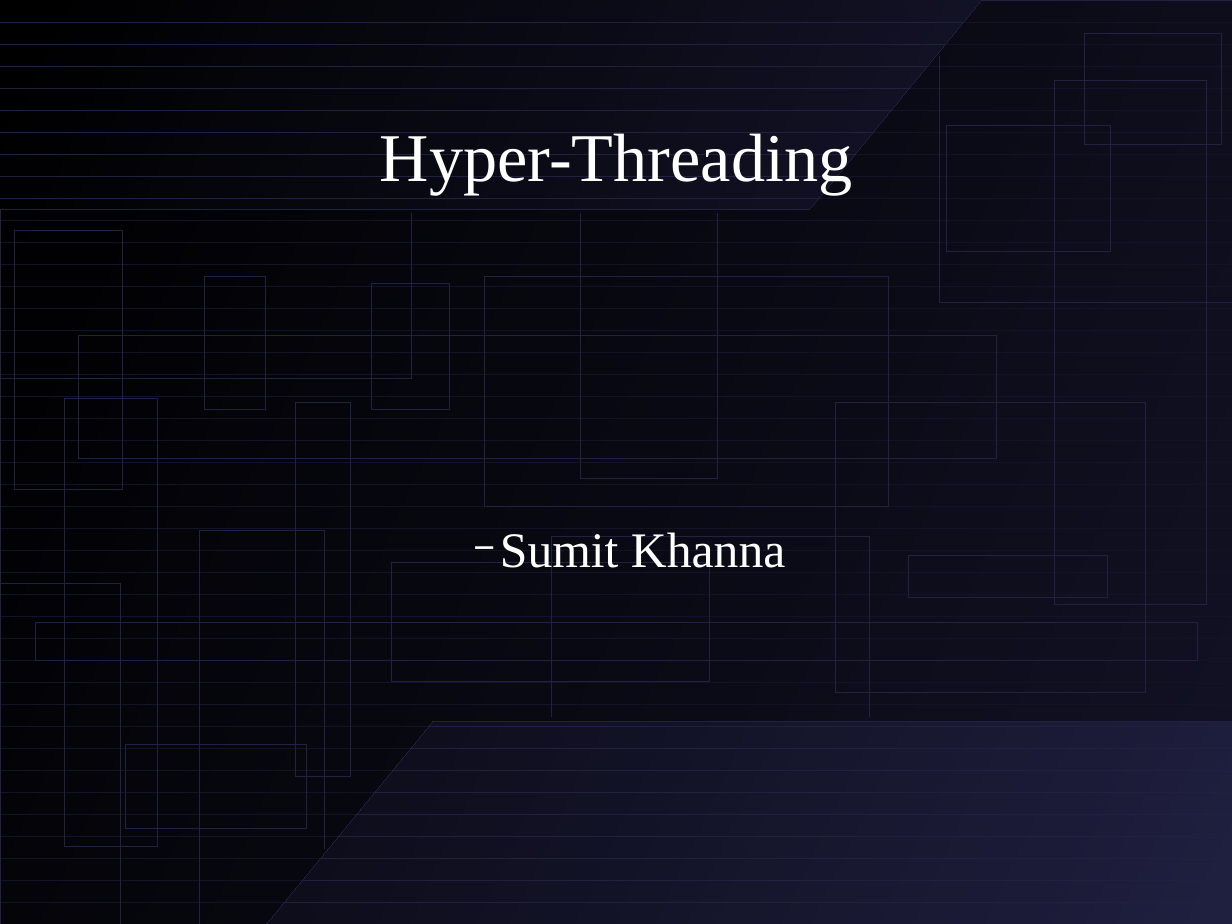
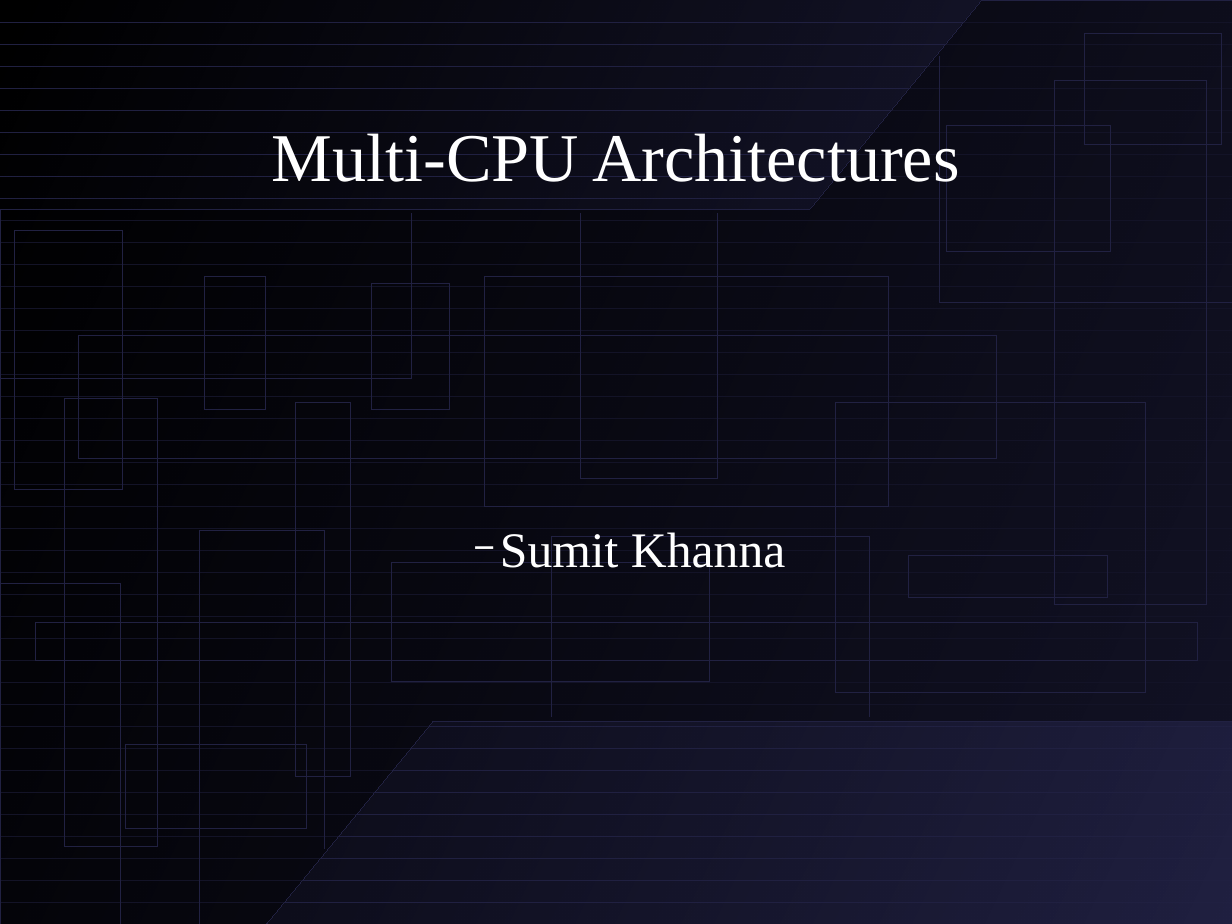
Before and after one commit to sumdog/assignments, a slide deck: slide 1 of cpsc-533/presentation.odp. Drawn at 1232x924 pixels with LibreOffice and Linux fonts; fonts in the diff are those of the drawing. Boxes give left, top, right and bottom in pixels: in the first picture for what was removed or moved away, otherwise in the second. Text is boxed around its words. In the diff, an @@ line names an element or a change of style, - is before the commit and + after.

```diff
--- a/cpsc-533/presentation.odp
+++ b/cpsc-533/presentation.odp
@@ title at <box>272,132,960,182</box>: text changed @@
-Hyper-Threading
+Multi-CPU Architectures
```
Also in this commit, not shown: 4 other files.
